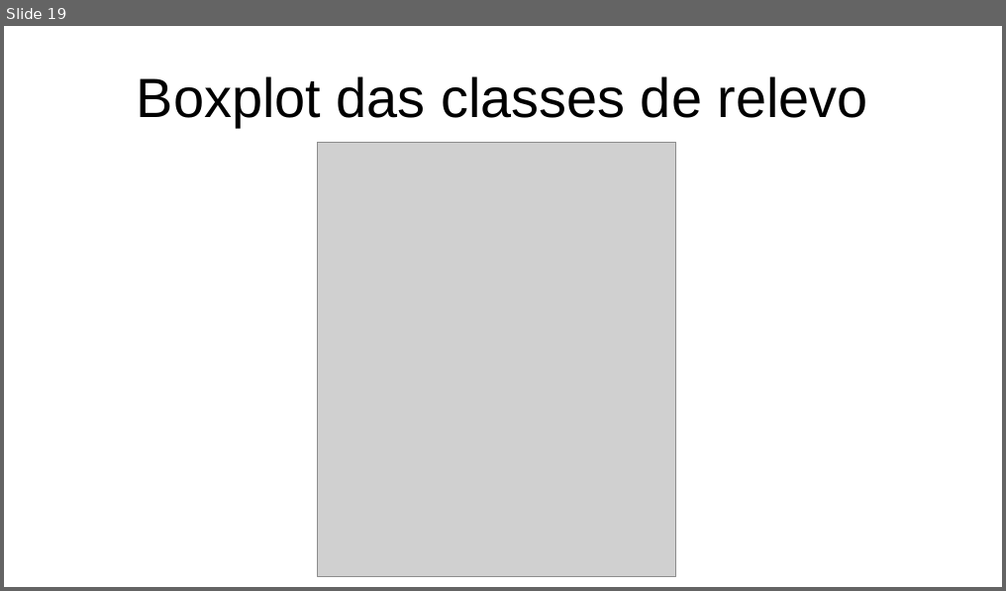
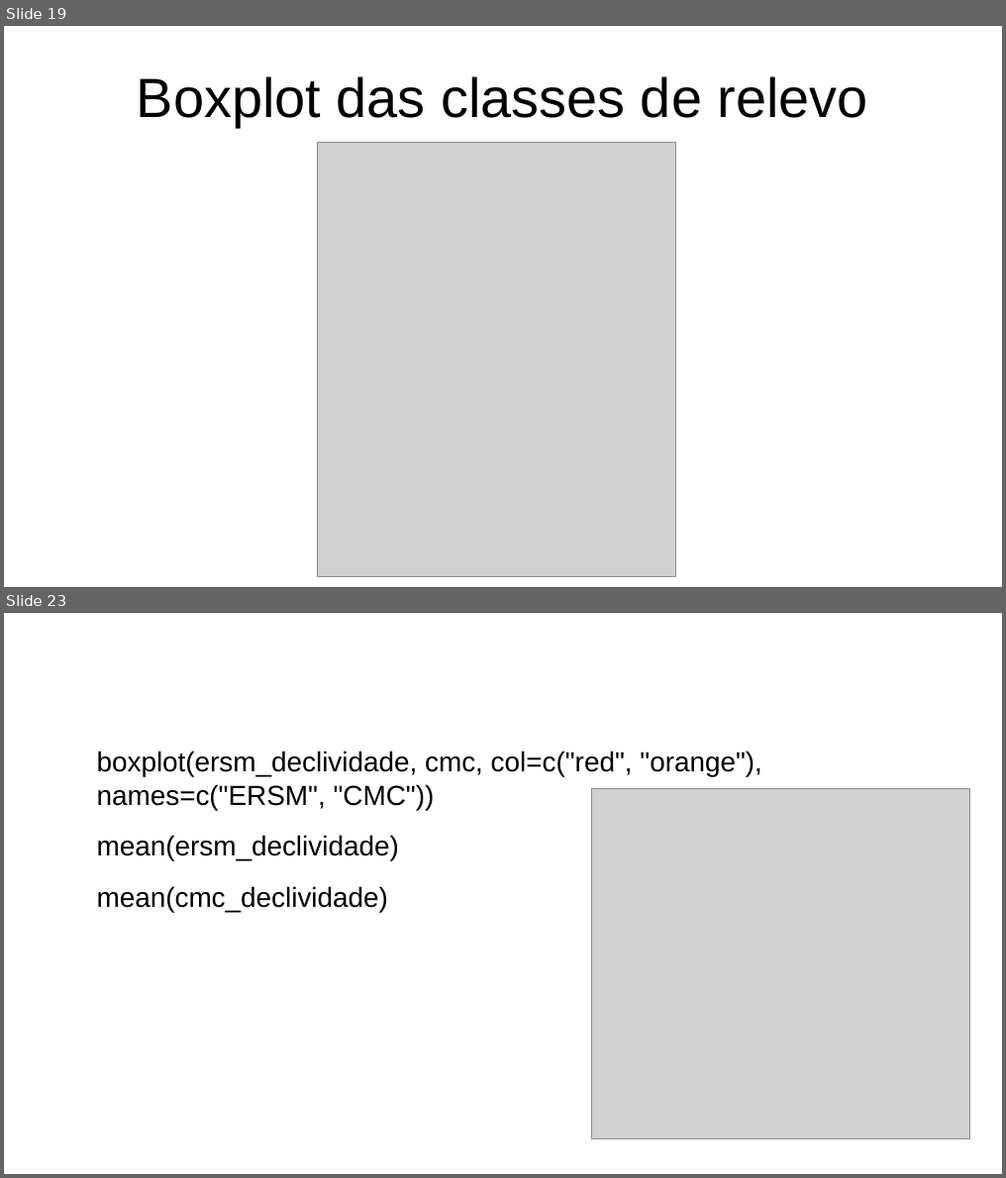
Before and after one commit to pjfernandes/curso_r, a slide deck: aula_3/apresentacao_aula_2.odp. Shown one above the other, each under a label of ours: slide 19 before the commit, slides 19 and 23 after it; the slides between them are not shown. The pictures are 1006x591 and 1006x1178 pixels, drawn with LibreOffice and Linux fonts; fonts in the diff are those of the drawing; grey boxes stand for pictures. Boxes give left, top, right and bottom in pixels: in the first picture for what was removed or moved away, otherwise in the second. Text is boxed around its words. In the diff, an @@ line names an element or a change of style, - is before the commit and + after.

```diff
--- a/aula_3/apresentacao_aula_2.odp
+++ b/aula_3/apresentacao_aula_2.odp
@@ slide 23 added at bbox=[4, 613, 1002, 1174], background #FFFFFF @@
@@ text added at bbox=[97, 751, 762, 912], 22 pt, text #000000 @@
+boxplot(ersm_declividade, cmc, col=c("red", "orange"), names=c("ERSM", "CMC"))
+mean(ersm_declividade)
+mean(cmc_declividade)
@@ picture added at bbox=[592, 789, 970, 1140] @@
```
Also in this commit, not shown: 4 other slides added, 2 other files.
